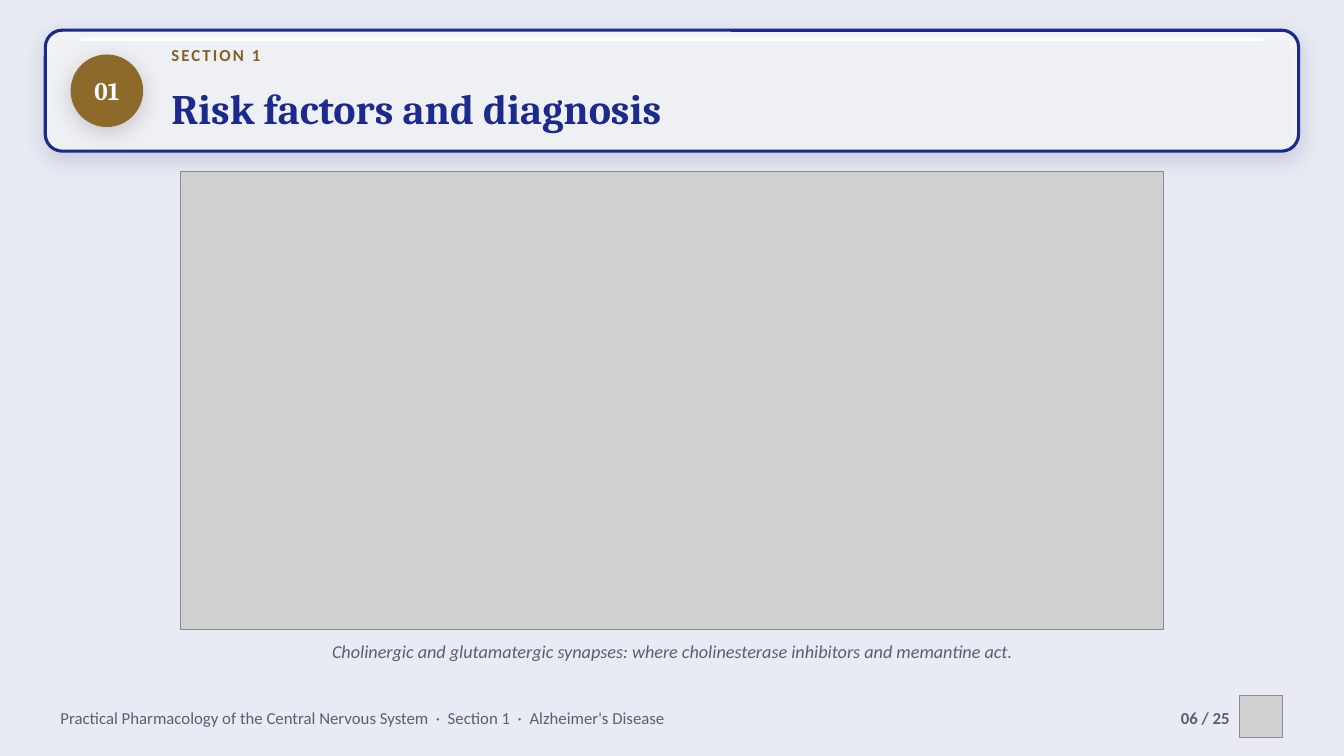
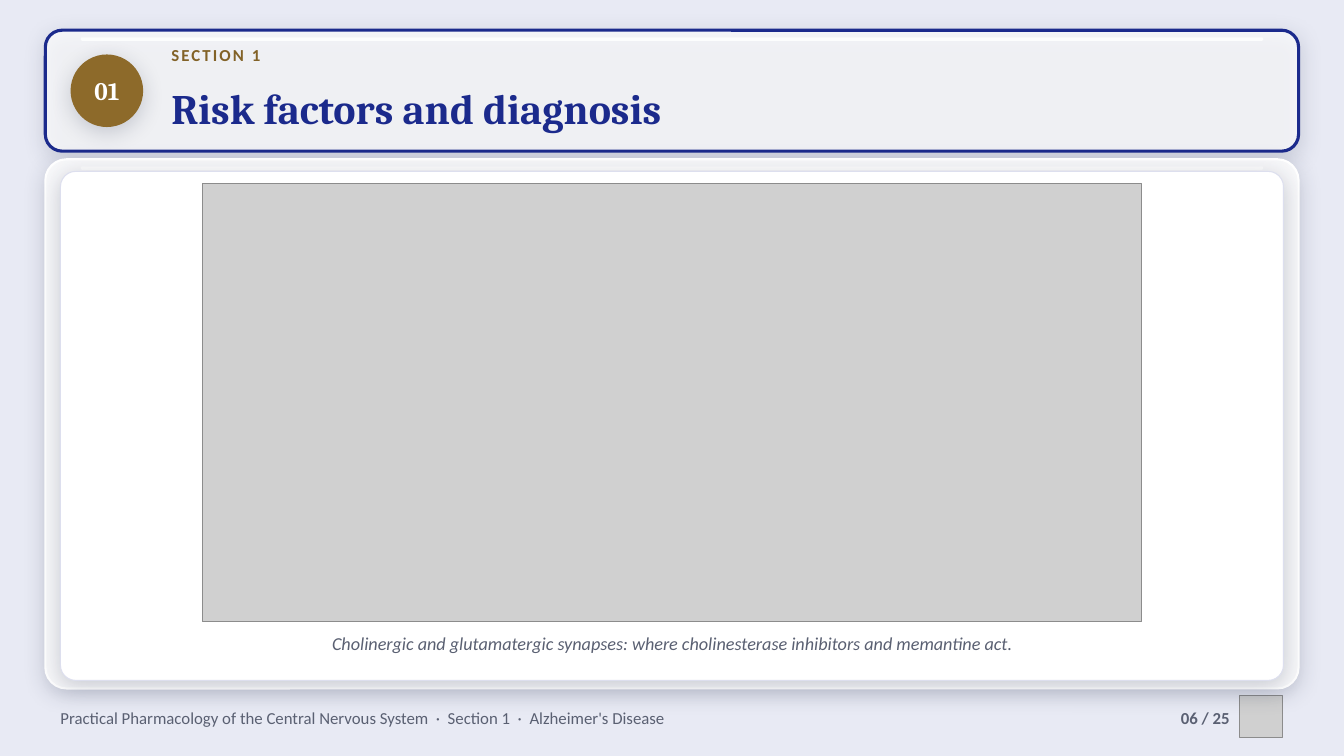
Before and after one commit to drrefaat18-ops/yasser, a slide deck: slide 6 of projects/cns-pharmacology-practical/slides/ch01-alzheimers-disease.pptx. Drawn at 1344x756 pixels with LibreOffice and Linux fonts; fonts in the diff are those of the drawing; grey boxes stand for pictures; background and template pictures are left out. Boxes give left, top, right and bottom in pixels: in the first picture for what was removed or moved away, otherwise in the second. Text is boxed around its words. In the diff, an @@ line names an element or a change of style, - is before the commit and + after.

```diff
--- a/projects/cns-pharmacology-practical/slides/ch01-alzheimers-disease.pptx
+++ b/projects/cns-pharmacology-practical/slides/ch01-alzheimers-disease.pptx
@@ rounded rectangle added at <box>45,159,1299,689</box>, fill #FFFFFF at 84% opacity, outline #FFFFFF 1.5 pt @@
@@ rounded rectangle added at <box>60,171,1284,681</box>, fill #FFFFFF, outline #DDDFEE 0.75 pt @@
@@ rounded rectangle added at <box>81,166,1263,170</box>, fill #FFFFFF at 85% opacity @@
@@ picture: place and size @@
-picture at <box>180,171,1164,630</box>
+picture at <box>203,184,1142,622</box>
@@ text "Cholinergic and glutamatergic synapses: where ...": place and size @@
-text "Cholinergic and glutamatergic synapses: where ..." at <box>332,645,1013,661</box>
+text "Cholinergic and glutamatergic synapses: where ..." at <box>332,637,1013,653</box>
```
Also in this commit, not shown: 22 other slides changed, 10 other files.
